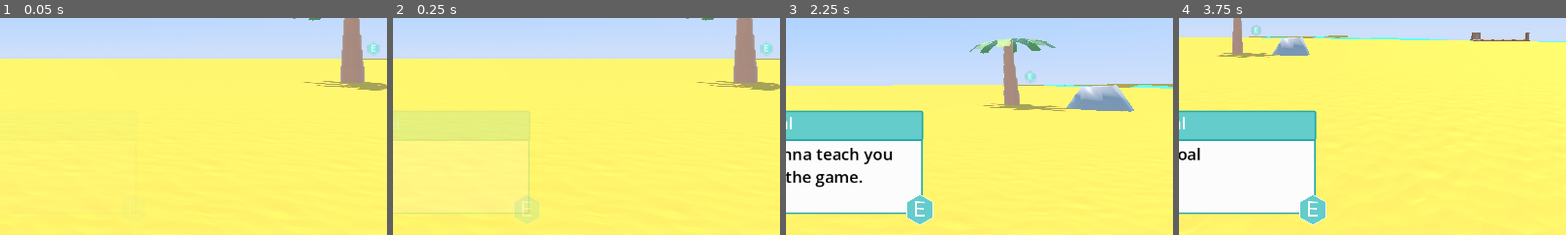
Above: before the commit, frames 1-4 (left to right).
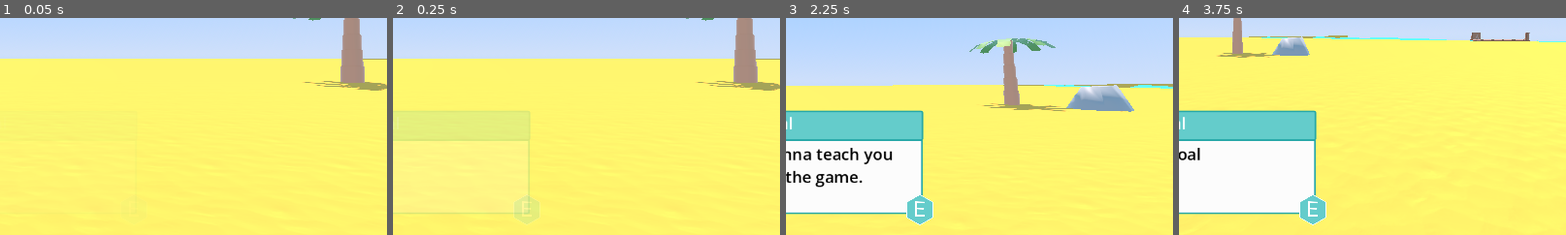
Above: after the commit, the same moments.

Repository: DabPlayZ1/Placeholder
Game: Godot game, scene res://mains.tscn
The game is run twice, just before and just after one commit, with the same random seed, the same clock (stepped at 60 frames per second) and the same inputs.
Inputs (mouse positions are % of the whole screen's width and height, from its top left):
- Up to frame 1 (0.05 s): no input
- Up to frame 2 (0.25 s): no input
- Up to frame 3 (2.25 s): move the mouse to (55, 50) at 0.52 s; hold W (Forward) from 0.53 s (still down); tap E (Interact) at 0.6, 1.35 s; tap Space (Jump) at 0.77, 1.52 s; move the mouse to (45, 50) at 1.27 s; move the mouse to (52, 48) at 2.02 s; hold Shift (Sprint) from 2.03 s (still down)
- Up to frame 4 (3.75 s): keep holding W (Forward); tap E (Interact) at 2.3, 2.85, 3.6 s; move the mouse to (49, 52) at 2.77 s; release Shift (Sprint) at 2.78 s; tap Space (Jump) at 3.02 s; move the mouse to (57, 51) at 3.52 s
The pictures show only the part of the screen within x 45-95%, y 42-92%; the shares and areas given below are measured in that part.

The runs differ from the first frame. In frame 1, 0.1% of the frame differs, in the area x 94-98%, y 11-17%; in frame 2, 0.1%; in frame 3, less than 0.1%; in frame 4, less than 0.1%.

Commit message:
Minor Changes

Diff:
--- a/mains.tscn
+++ b/mains.tscn
@@ -147,12 +147,6 @@
 [node name="PalmTree" parent="." unique_id=97979337 instance=ExtResource("10_haupa")]
 script = ExtResource("11_wtmx0")
 
-[node name="Sprite3D" type="Sprite3D" parent="PalmTree" unique_id=2068066952]
-transform = Transform3D(0.75, 0, 0, 0, 0.75, 0, 0, 0, 0.75, -1, 0, -1)
-centered = false
-billboard = 2
-texture = ExtResource("7_ti338")
-
 [node name="Sprinting" type="Sprite2D" parent="." unique_id=1096736627]
 unique_name_in_owner = true
 visible = false
--- a/palm_tree.gd
+++ b/palm_tree.gd
@@ -8,6 +8,7 @@
 func interact():
 	if quested == false:
 		print("Can Interact")
+		%Header.text = "Palm Tree"
 		%Player.can_move = false
 		%Dialogue.diagtext = questtext
 		%Dialogue.dialogueon = true
@@ -16,6 +17,7 @@
 		await get_tree().create_timer(10).timeout
 		%Player.coconuts = 7
 	elif %Player.coconuts == 7 and quested == true:
+		%Header.text = "Palm Tree"
 		%Player.can_move = false
 		%Dialogue.diagtext = rewardtext
 		%Dialogue.dialogueon = true
